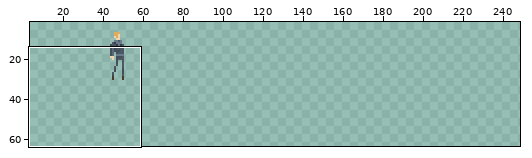
Sprite sheet: assets/images/player.png. Above, an overview of the earlier version with the close-up marked.
Close-up. Earlier state:
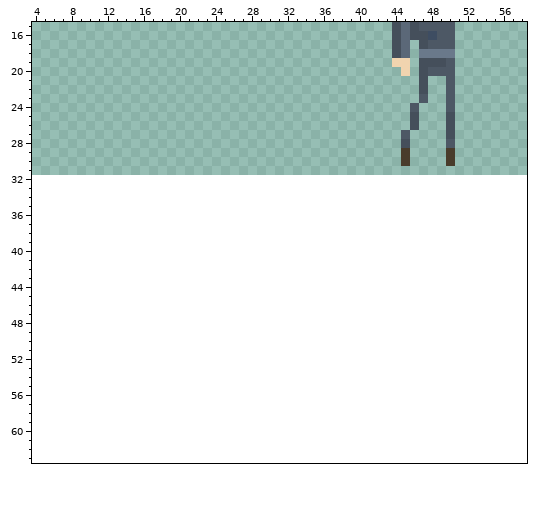
The file is 512x64 pixels, drawn in blocks of 2x2; one block is one cell here. Shown: x 4..58, y 15..63. The old version is drawn lined up with the new one, on the new canvas. The wide view leaves out empty margins. The commit also changed other parts of the picture, which this record leaves out.
After:
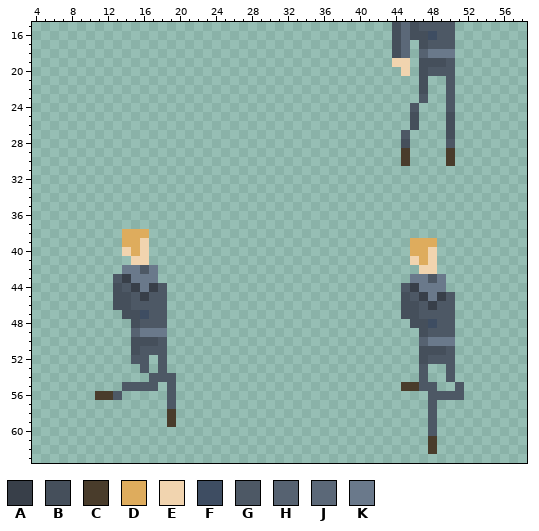
Palette (. is transparent): A #383f49  B #454f5b  C #493c2b  D #deac5d  E #f1d4af  F #3e4d62  G #4d5865  H #566271  J #5b6878  K #6a798b
The edit:
canvas 256x32 -> 256x64
@@ x 45..49 @@
 17 J.BGG
-18 J.KKK
+18 J.HKK
 19 E.BBB
@@ x 4..58 @@
 37 .......................................................
-38 .......................................................
-39 .......................................................
-40 .......................................................
-41 .......................................................
-42 .......................................................
-43 .......................................................
-44 .......................................................
-45 .......................................................
-46 .......................................................
-47 .......................................................
-48 .......................................................
-49 .......................................................
-50 .......................................................
-51 .......................................................
-52 .......................................................
-53 .......................................................
-54 .......................................................
-55 .......................................................
-56 .......................................................
-57 .......................................................
-58 .......................................................
-59 .......................................................
-60 .......................................................
-61 .......................................................
-62 .......................................................
+38 ..........DDD..........................................
+39 ..........DDE.............................DDD..........
+40 ..........EDE.............................DDE..........
+41 ...........EE.............................EDE..........
+42 ..........KKGK.............................EE..........
+43 .........GAKKK............................KKGK.........
+44 .........BGAKAG..........................GAKKK.........
+45 .........BBGAGG..........................BGAKAG........
+46 .........BBGGGG..........................BBGAGG........
+47 ..........BBFGG..........................BBGGGG........
+48 ...........BGGG...........................BBFGG........
+49 ...........HKKK............................BGGG........
+50 ...........BBBG............................HKKK........
+51 ...........BGGG............................BBBG........
+52 ...........GG.G............................BGGG........
+53 ............G.G............................G..G........
+54 .............GGG...........................G..G........
+55 ..........GGGG.G.........................CCGG..G.......
+56 .......CCG.....G............................GGGG.......
+57 ...............G............................G..........
+58 ...............C............................G..........
+59 ...............C............................G..........
+60 ............................................G..........
+61 ............................................C..........
+62 ............................................C..........
 63 .......................................................
